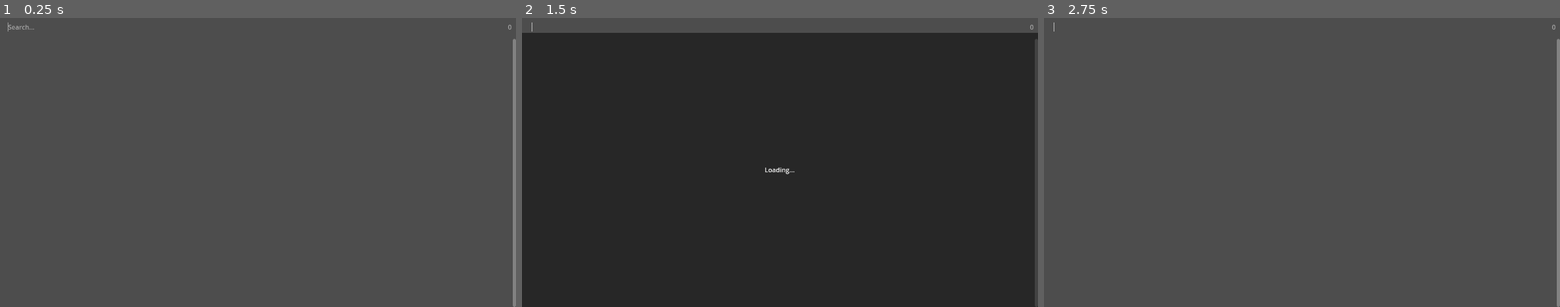
Above: before the commit, frames 1-3 (left to right).
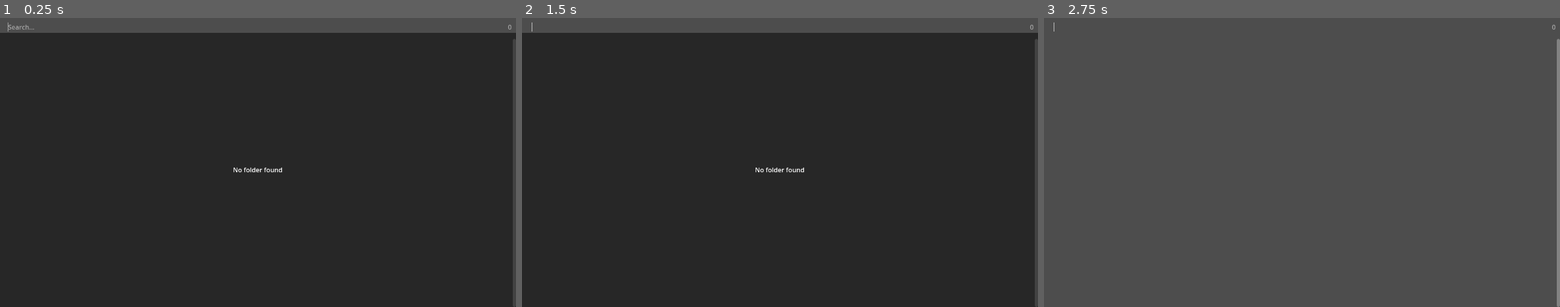
Above: after the commit, the same moments.

Repository: sonejostudios/MyCollection
Game: Godot game, scene res://main.tscn
The game is run twice, just before and just after one commit, with the same random seed, the same clock (stepped at 60 frames per second) and the same inputs.
Inputs:
- Up to frame 1 (0.25 s): no input
- Up to frame 2 (1.5 s): tap Enter at 0.5 s; tap Space at 1.25 s; hold Down (ui_down) from 1.28 s (still down)
- Up to frame 3 (2.75 s): tap Enter at 2 s; release Down (ui_down) at 2.03 s

The runs differ from the first frame. In frame 1, 95% of the frame differs, in the area x 0-100%, y 5-100%; in frame 2, less than 0.1%; in frame 3, nothing differs.

Commit message:
1.0.2

Diff:
--- a/main.gd
+++ b/main.gd
@@ -1,7 +1,7 @@
 extends Control
 
 @onready var app_name = "MyCollection"
-@onready var version = "1.0.1"
+@onready var version = "1.0.2"
 
 @onready var screen_size = DisplayServer.screen_get_size()
 @onready var window_size = DisplayServer.window_get_size()
@@ -12,8 +12,8 @@
 @onready var grid_rows = 2
 
 @onready var grid = $VBoxContainer/ScrollContainer/MarginContainer/GridContainer
-@onready var searchbar = $VBoxContainer/MarginContainer/HBoxContainer/LineEdit
-@onready var items_amount = $VBoxContainer/MarginContainer/HBoxContainer/Label
+@onready var searchbar = $VBoxContainer/MarginContainer/HBoxContainer/LineEditSearch
+@onready var items_amount = $VBoxContainer/MarginContainer/HBoxContainer/LabelAmount
 @onready var searching_wait = $ColorRect
 
 @onready var path = "/media/sda7/Programming/Godot4/movies"
@@ -35,6 +35,12 @@
 	# get movie list folders
 	movie_list = get_files(path, "folders")
 	print(movie_list)
+
+	# show error if nothing found
+	if movie_list == []:
+		searching_wait.get_node("Label").text = "No folder found"
+		searching_wait.visible = true
+
 
 	#show movies
 	load_movies(movie_list)
@@ -102,6 +108,7 @@
 			item = dir.get_next()
 		folders.sort()
 		files.sort()
+
 	if what == "folders":
 		return folders
 	elif what == "files":
@@ -112,6 +119,7 @@
 
 
 func create_movie_title(movie_title):
+		## old method split at 24 char
 		var factor = len(movie_title)/24.0
 		if factor > 1:
 			for i in range(int(factor)):
@@ -171,7 +179,7 @@
 	# set button size
 	set_sizes()
 
-	#show amount of items
+	#show amount of visible items
 	count_visible_items()
 
 
@@ -214,7 +222,7 @@
 	# hide loading screen
 	searching_wait.visible = false
 
-	#show amount of items
+	#show amount of visible items
 	count_visible_items()
 
 
@@ -239,3 +247,15 @@
 
 	if event.is_action_pressed("escape"):
 		searchbar.clear()
+		searchbar.grab_focus()
+		$VBoxContainer/ScrollContainer.scroll_vertical = 0
+
+
+# press ui_down from search bar focuses first item
+func _input(event: InputEvent) -> void:
+	if event.is_action_released("ui_down"):
+		if searchbar.has_focus():
+			for i in grid.get_children():
+				if i.visible == true:
+					i.grab_focus()
+					break
--- a/main.tscn
+++ b/main.tscn
@@ -34,14 +34,15 @@
 [node name="HBoxContainer" type="HBoxContainer" parent="VBoxContainer/MarginContainer"]
 layout_mode = 2
 
-[node name="LineEdit" type="LineEdit" parent="VBoxContainer/MarginContainer/HBoxContainer"]
+[node name="LineEditSearch" type="LineEdit" parent="VBoxContainer/MarginContainer/HBoxContainer"]
 layout_mode = 2
 size_flags_horizontal = 3
+focus_mode = 1
 theme_override_styles/normal = SubResource("StyleBoxEmpty_niei5")
 theme_override_styles/focus = SubResource("StyleBoxEmpty_hcchw")
 placeholder_text = "Search..."
 
-[node name="Label" type="Label" parent="VBoxContainer/MarginContainer/HBoxContainer"]
+[node name="LabelAmount" type="Label" parent="VBoxContainer/MarginContainer/HBoxContainer"]
 modulate = Color(0.647059, 0.647059, 0.647059, 1)
 layout_mode = 2
 size_flags_horizontal = 8
@@ -50,6 +51,7 @@
 [node name="ScrollContainer" type="ScrollContainer" parent="VBoxContainer"]
 layout_mode = 2
 size_flags_vertical = 3
+follow_focus = true
 horizontal_scroll_mode = 0
 vertical_scroll_mode = 2
 
@@ -71,7 +73,7 @@
 [node name="TestButton" type="Button" parent="VBoxContainer/ScrollContainer/MarginContainer/GridContainer"]
 custom_minimum_size = Vector2(0, 330)
 layout_mode = 2
-text = "test button"
+text = "test button bla bla bla bfdjodshfdhds"
 
 [node name="ColorRect" type="ColorRect" parent="."]
 layout_mode = 1
@@ -94,4 +96,4 @@
 horizontal_alignment = 1
 vertical_alignment = 1
 
-[connection signal="text_changed" from="VBoxContainer/MarginContainer/HBoxContainer/LineEdit" to="." method="_on_search_text_changed"]
+[connection signal="text_changed" from="VBoxContainer/MarginContainer/HBoxContainer/LineEditSearch" to="." method="_on_search_text_changed"]
